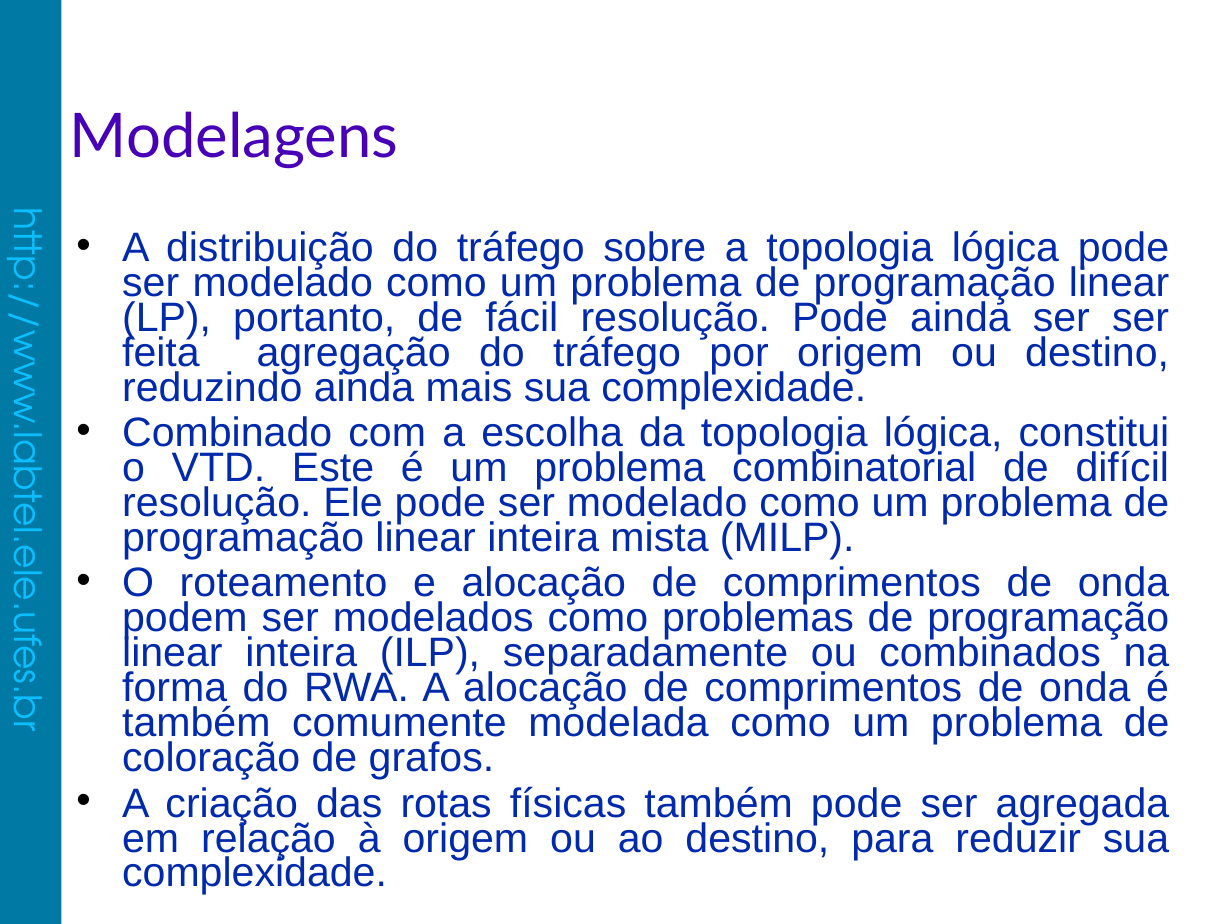
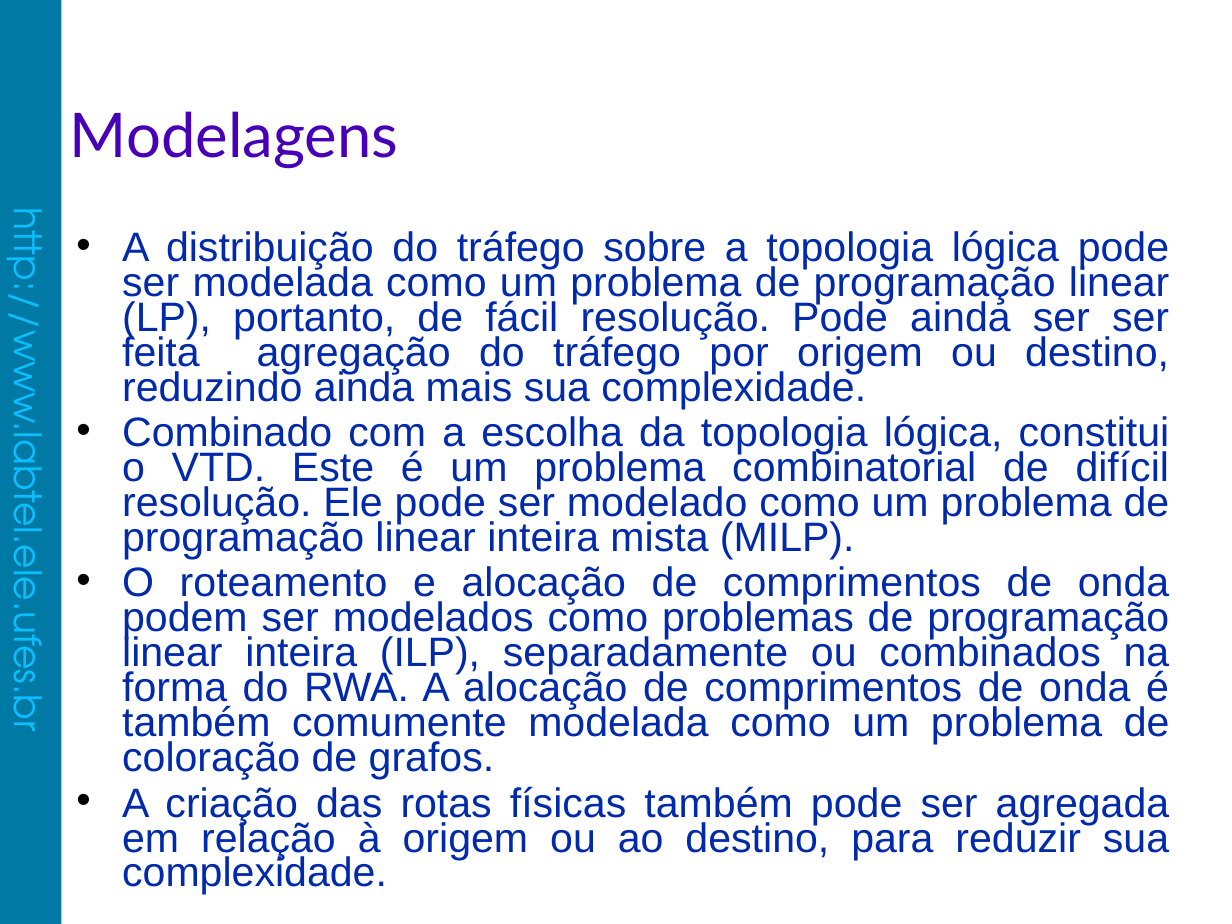
Before and after one commit to fabiolimath/twa, a slide deck: slide 13 of dissertacao/apresentacao/FabioLima-Apresentacao.odp. Drawn at 1232x924 pixels with LibreOffice and Linux fonts; fonts in the diff are those of the drawing; background and template pictures are left out. Boxes give left, top, right and bottom in pixels: in the first picture for what was removed or moved away, otherwise in the second. Text is boxed around its words. In the diff, an @@ line names an element or a change of style, - is before the commit and + after.

```diff
--- a/dissertacao/apresentacao/FabioLima-Apresentacao.odp
+++ b/dissertacao/apresentacao/FabioLima-Apresentacao.odp
@@ text at (x1=122, y1=230, x2=1169, y2=409): text changed @@
-• A distribuição do tráfego sobre a topologia lógica pode ser modelado como um problema de programação linear (LP), portanto, de fácil resolução. Pode ainda ser ser feita agregação do tráfego por origem ou destino, reduzindo ainda mais sua complexidade.
+• A distribuição do tráfego sobre a topologia lógica pode ser modelada como um problema de programação linear (LP), portanto, de fácil resolução. Pode ainda ser ser feita agregação do tráfego por origem ou destino, reduzindo ainda mais sua complexidade.
```
Also in this commit, not shown: 9 other slides changed, 1 other file.
